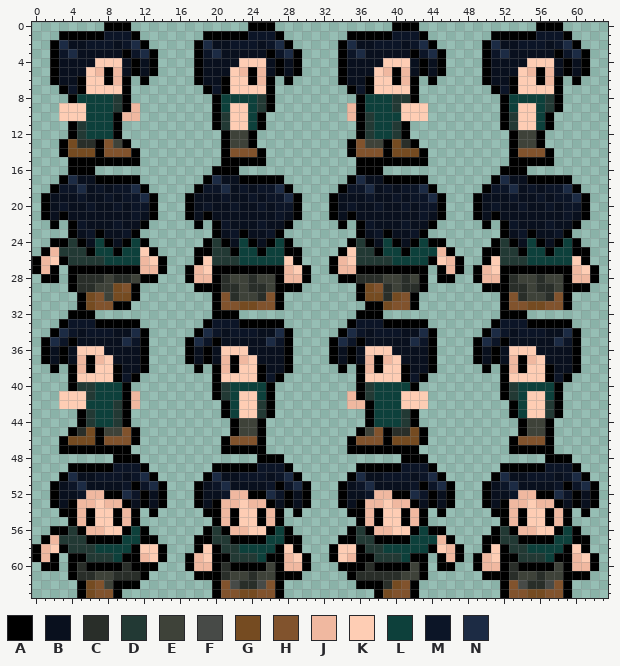
File history of a pixel-art sprite, android/assets/player.png. That is the earlier state.
The file is 64x64 pixels.
Palette (. is transparent): A #000000  B #09101e  C #292e29  D #223934  E #3e4239  F #474a47  G #754b21  H #81532d  J #f0b8a0  K #fecdb4  L #0d403b  M #0c1527  N #1c2b44
Pixels before (only the part around the change), first column x 0:
 4 ..ABBBBKKKBABA....ABBBBKKKBABA....ABBBBKKKBABA....ABBBBKKKBABA..
 5 ..ABBBKJAJBABA....ABBBKJAJBABA....ABBBKJAJBABA....ABBBKJAJBABA..
 6 ..ABBAKKAJA.A.....ABBAKKAJA.A.....ABBAKKAJA.A.....ABBAKKAJA.A...
 7 ...AMAKKKKA........AMAKKKKA........AMAKKKKA........AMAKKKKA.....
 8 ....ALLLLDA.........ALLLLDA.........ALLLDDA.........ALLLLDA.....
 9 ...KKKLLLDAJ........ALKKLDA........JALLLDKKK........ALKKLDA.....
10 ...KKKLLLAJJ........ADKKLA.........JADLLLKKK........ADKKLA......
11 ....ADLLLA..........ADKKLA..........ADLLDA..........ADKKLA......
12 ....ADLLLA...........AEEA...........ADLLDA...........AEEA.......
13 ...AGCCAHEA..........AEEA..........AHEEAGCA..........AEEA.......
14 ...AGGGAHHHA.........AHHHA.........AHHHAGGGA.........AHHHA......
15 ....AAAAAAAA.........AAAAA..........AAAAAAAA.........AAAAA......
16 ....AAA.............AAA.............AAA.............AAA.........
17 ...ANBBAAAAA.......ANBBAAAAA.......ANBBAAAAA.......ANBBAAAAA....
18 ..AMMNBMBMMNA.....AMMNBMBMMNA.....AMMNBMBMMNA.....AMMNBMBMMNA...
19 .ABBBMBBMBMMNA...ABBBMBBMBMMNA...ABBBMBBMBMMNA...ABBBMBBMBMMNA..
20 .ABMBBMBBMBMMA...ABMBBMBBMBMMA...ABMBBMBBMBMMA...ABMBBMBBMBMMA..
21 .ABABBBBBBBMBA...ABABBBBBBBMBA...ABABBBBBBBMBA...ABABBBBBBBMBA..
22 ..A.AMBBBMBBA.....A.AMBBBMBBA.....A.AMBBBMBBA.....A.AMBBBMBBA...
23 ....ABMABBMA........ABMABBMA........ABMABBMA........ABMABBMA....
24 ..AADABLABALA......ADABLABALA......ADABLABALAA.....ADABLABALA...
25 .AJDDDALLALLKA....AADDALLALLAA....AKDDALLALLLJA...AADDALLALLAA..
26 AJKADDDDLLLLJKA...AKDDDLLLLLKA...AJKDDDDLLLLAKJA..AKDDDLLLLLKA..
27 AJA.AAAAAAAAJJA..AJKAAAAAAAAJKA..AJJAAAAAAAA.AJA.AJKAAAAAAAAJKA.
28 .AA.ACCCECCEAA...AJJACEECEEAJJA...AACCCEECEA.AA..AJJACEECEEAJJA.
29 ....ACCEEGHA......AAACCECCEAAA......AGHCECCA......AAACCECCEAAA..
30 .....AGHEGGA........AHCEECHA........AGGCGHA.........AHCEECHA....
31 .....AGHHAA.........AHHGGHHA.........AAGHHA.........AHHGGHHA....
32 ....AAA.............AAA.............AAA.............AAA.........
33 ...AMMMAAAAA.......AMMMAAAAA.......AMMMAAAAA.......AMMMAAAAA....
34 ..ANMBMMMBBNA.....ANMBMMMBBNA.....ANMBMMMBBNA.....ANMBMMMBBNA...
35 .ANMABBBBBNMA....ANMABBBBBNMA....ANMABBBBBNMA....ANMABBBBBNMA...
36 .ABABKKKBBBBA....ABABKKKBBBBA....ABABKKKBBBBA....ABABKKKBBBBA...
37 .ABABJAJKBBBA....ABABJAJKBBBA....ABABJAJKBBBA....ABABJAJKBBBA...
38 ..A.AJAKKABBA.....A.AJAKKABBA.....A.AJAKKABBA.....A.AJAKKABBA...
39 ....AKKKKAMA........AKKKKAMA........AKKKKAMA........AKKKKAMA....
40 ....ADDLLLA.........ADLLLLA.........ADLLLLA.........ADLLLLA.....
41 ...KKKDLLLAJ........ADLKKLA........JADLLLKKK........ADLKKLA.....
42 ...KKKLLLDAJ.........ALKKDA........JJALLLKKK.........ALKKDA.....
43 .....ADLLDA..........ALKKDA..........ALLLDA..........ALKKDA.....
44 .....ADLLDA...........AEEA...........ALLLDA...........AEEA......
45 ....ACGAEEHA..........AEEA..........AEHACCGA..........AEEA......
46 ...AGGGAHHHA.........AHHHA.........AHHHAGGGA.........AHHHA......
47 ...AAAAAAAA..........AAAAA.........AAAAAAAA..........AAAAA......
48 .........AAA.............AAA.............AAA.............AAA....
49 ....AAAAAMMMA.......AAAAAMMMA.......AAAAAMMMA.......AAAAAMMMA...
50 ...ANBBMMMBMNA.....ANBBMMMBMNA.....ANBBMMMBMNA.....ANBBMMMBMNA..
51 ..ABMNBBBBMAMNA...ABMNBBBBMAMNA...ABMNBBBBMAMNA...ABMNBBBBMAMNA.
52 ..ABBMJJAANMABA...ABBMJJAANMABA...ABBMJJAANMABA...ABBMJJAANMABA.
53 ..ABAJJKJJABABA...ABAJJKJJABABA...ABAJJKJJABABA...ABAJJKJJABABA.
54 ...AAJAKKAJA.A.....AAJAKKAJA.A.....AAJAKKAJA.A.....AAJAKKAJA.A..
55 ....AJAKKAJA........AJAKKAJA........AJAKKAJA........AJAKKAJA....
56 ..AADAJJKKALA......ADAJJKKALA......ADAJJKKALAA.....ADAJJKKALA...
57 .AJDDDAAAALLAA....AADDAAAALLAA....AADDAAAALLLJA...AADDAAAALLAA..
58 AJKADDDLLLLAKKA...AKADDLLLLAKA...AKKADDLLLLLAKJA..AKADDLLLLAKA..
59 AJA.AADDDLAAJKA..AJKAADDDLAAJKA..AKJAADDDLAA.AJA.AJKAADDDLAAJKA.
60 .AA.ACAAAACAAA...AJJACAAAAEAJJA...AAACAAAAEA.AA..AJJACAAAAEAJJA.
61 ....ACCEECCCA.....AAACEECEEAAA.....ACCCCCEEA......AAACEECEEAAA..
62 .....AGHEAAA........AHFCCFHA........AAACGHA.........AHFCCFHA....
63 .....AGHHA..........AHHGGHHA..........AGHHA.........AHHGGHHA....
Once edited:
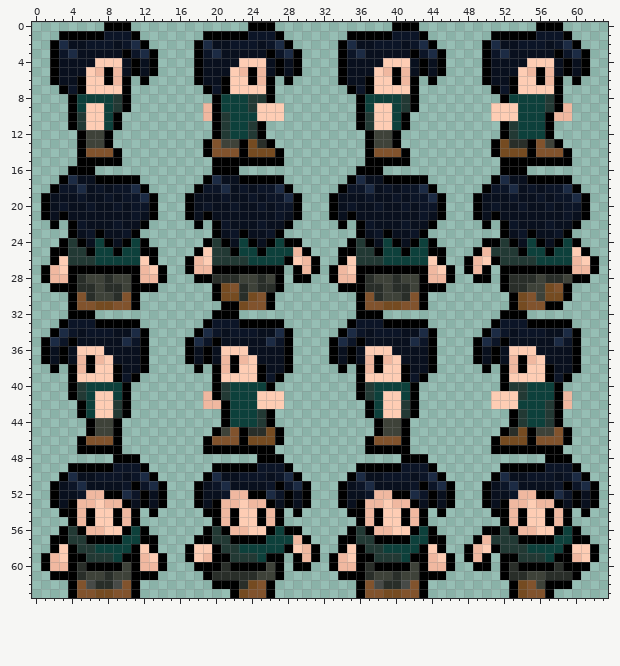
Message: Player movement works!
Difference:
y 8: x 24 L -> D; x 40 D -> L
y 9: x 3..7 KKKLL -> .ALKK; x 11 J -> .; x 19 . -> J; x 22..27 KKLDA. -> LLDKKK; x 35 J -> .; x 38..43 LLDKKK -> KKLDA.; x 51..55 .ALKK -> KKKLL; x 59 . -> J
y 10: x 3..7 KKKLL -> .ADKK; x 10..11 JJ -> ..; x 19 . -> J; x 22..23 KK -> LL; x 25..27 A.. -> KKK; x 35 J -> .; x 38..39 LL -> KK; x 41..43 KKK -> A..; x 51..55 .ADKK -> KKKLL; x 58..59 .. -> JJ
y 11: x 6..7 LL -> KK; x 22..24 KKL -> LLD; x 38..40 LLD -> KKL; x 54..55 KK -> LL
y 12: x 4..9 ADLLLA -> .AEEA.; x 20..25 .AEEA. -> ADLLDA; x 36..41 ADLLDA -> .AEEA.; x 52..57 .AEEA. -> ADLLLA
y 13: x 3..10 AGCCAHEA -> ..AEEA..; x 19..21 ..A -> AHE; x 23..26 EA.. -> AGCA; x 35..37 AHE -> ..A; x 39..42 AGCA -> EA..; x 51..58 ..AEEA.. -> AGCCAHEA
y 14: x 3..7 AGGGA -> ..AHH; x 9..11 HHA -> A..; x 19..21 ..A -> AHH; x 23..27 HHA.. -> AGGGA; x 35..37 AHH -> ..A; x 39..43 AGGGA -> HHA..; x 51..55 ..AHH -> AGGGA; x 57..59 A.. -> HHA
y 15: x 4 A -> .; x 10..11 AA -> ..; x 20 . -> A; x 26..27 .. -> AA; x 36 A -> .; x 42..43 AA -> ..; x 52 . -> A; x 58..59 .. -> AA
y 24: x 2 A -> .; x 29 . -> A; x 45 A -> .; x 50 . -> A
y 25: x 1..3 AJD -> .AA; x 12 K -> A; x 19 A -> K; x 28..30 AA. -> LJA; x 35 K -> A; x 44..46 LJA -> AA.; x 49..51 .AA -> AJD; x 60 A -> K
y 26: x 0..3 AJKA -> ..AK; x 7 D -> L; x 12..14 JKA -> KA.; x 17..18 .A -> AJ; x 23 L -> D; x 28..31 KA.. -> AKJA; x 33..34 AJ -> .A; x 39 D -> L; x 44..51 AKJA..AK -> KA..AJKA; x 55 L -> D; x 60..62 KA. -> JKA
y 27: x 0..3 AJA. -> .AJK; x 13 J -> K; x 19 K -> J; x 28..31 JKA. -> .AJA; x 35 J -> K; x 44..51 .AJA.AJK -> JKA.AJA.; x 61 K -> J
y 28: x 2..3 A. -> JJ; x 6..14 CCECCEAA. -> EECEEAJJA; x 17..20 AJJA -> .AAC; x 22 E -> C; x 24..25 CE -> EC; x 28..29 JJ -> .A; x 33..36 .AAC -> AJJA; x 38 C -> E; x 40..41 EC -> CE; x 44..45 .A -> JJ; x 50..51 JJ -> A.; x 54..62 EECEEAJJA -> CCECCEAA.
y 29: x 2..3 .. -> AA; x 8..10 EGH -> CCE; x 12..13 .. -> AA; x 18..19 AA -> ..; x 21..24 CCEC -> GHCE; x 26 E -> C; x 28..29 AA -> ..; x 34..35 .. -> AA; x 37..40 GHCE -> CCEC; x 42 C -> E; x 44..45 .. -> AA; x 50..51 AA -> ..; x 56..58 CCE -> EGH; x 60..61 AA -> ..
y 30: x 4..7 .AGH -> AHCE; x 9..10 GG -> CH; x 21..27 HCEECHA -> GGCGHA.; x 37..43 GGCGHA. -> HCEECHA; x 52..55 AHCE -> .AGH; x 57..58 CH -> GG
y 31: x 4..11 .AGHHAA. -> AHHGGHHA; x 20..22 AHH -> .AA; x 24 G -> H; x 26..27 HA -> A.; x 36..38 .AA -> AHH; x 40 H -> G; x 42..43 A. -> HA; x 52..59 AHHGGHHA -> .AGHHAA.
y 40: x 6 D -> L; x 54 L -> D
y 41: x 3..8 KKKDLL -> .ADLKK; x 11 J -> .; x 19 . -> J; x 23..27 KKLA. -> LLKKK; x 35 J -> .; x 39..43 LLKKK -> KKLA.; x 51..56 .ADLKK -> KKKDLL; x 59 . -> J
y 42: x 3..5 KKK -> ..A; x 7..8 LL -> KK; x 11 J -> .; x 19..20 .. -> JJ; x 23..27 KKDA. -> LLKKK; x 35..36 JJ -> ..; x 39..43 LLKKK -> KKDA.; x 51..53 ..A -> KKK; x 55..56 KK -> LL; x 59 . -> J
y 43: x 6..8 DLL -> LKK; x 23..24 KK -> LL; x 39..40 LL -> KK; x 54..56 LKK -> DLL
y 44: x 5..10 ADLLDA -> .AEEA.; x 21..26 .AEEA. -> ALLLDA; x 37..42 ALLLDA -> .AEEA.; x 53..58 .AEEA. -> ADLLDA
y 45: x 4..7 ACGA -> ..AE; x 9..11 EHA -> A..; x 20..27 ..AEEA.. -> AEHACCGA; x 36..43 AEHACCGA -> ..AEEA..; x 52..55 ..AE -> ACGA; x 57..59 A.. -> EHA
y 46: x 3..7 AGGGA -> ..AHH; x 9..11 HHA -> A..; x 19..21 ..A -> AHH; x 23..27 HHA.. -> AGGGA; x 35..37 AHH -> ..A; x 39..43 AGGGA -> HHA..; x 51..55 ..AHH -> AGGGA; x 57..59 A.. -> HHA
y 47: x 3..4 AA -> ..; x 10 A -> .; x 19..20 .. -> AA; x 26 . -> A; x 35..36 AA -> ..; x 42 A -> .; x 51..52 .. -> AA; x 58 . -> A
y 56: x 2 A -> .; x 29 . -> A; x 45 A -> .; x 50 . -> A
y 57: x 1..3 AJD -> .AA; x 28..30 AA. -> LJA; x 44..46 LJA -> AA.; x 49..51 .AA -> AJD
y 58: x 0..4 AJKAD -> ..AKA; x 13..14 KA -> A.; x 17..18 .A -> AK; x 27..31 AKA.. -> LAKJA; x 33..34 AK -> .A; x 43..52 LAKJA..AKA -> AKA..AJKAD; x 61..62 A. -> KA
y 59: x 0..3 AJA. -> .AJK; x 18..19 JK -> KJ; x 28..31 JKA. -> .AJA; x 34..35 KJ -> JK; x 44..51 .AJA.AJK -> JKA.AJA.
y 60: x 2..3 A. -> JJ; x 10 C -> E; x 12..14 AA. -> JJA; x 17..19 AJJ -> .AA; x 28..29 JJ -> .A; x 33..35 .AA -> AJJ; x 44..45 .A -> JJ; x 50..51 JJ -> A.; x 58 E -> C; x 60..62 JJA -> AA.
y 61: x 2..3 .. -> AA; x 6 C -> E; x 8..11 ECCC -> CEEA; x 13 . -> A; x 18 A -> .; x 20 A -> C; x 22..23 EE -> CC; x 28..29 AA -> ..; x 34 . -> A; x 36 C -> A; x 38..39 CC -> EE; x 44..45 .. -> AA; x 50..51 AA -> ..; x 54 E -> C; x 56..59 CEEA -> ECCC; x 61 A -> .
y 62: x 4..10 .AGHEAA -> AHFCCFH; x 21..22 HF -> AA; x 24..27 CFHA -> GHA.; x 37..38 AA -> HF; x 40..43 GHA. -> CFHA; x 52..58 AHFCCFH -> .AGHEAA
y 63: x 4..11 .AGHHA.. -> AHHGGHHA; x 20..22 AHH -> ..A; x 24 G -> H; x 26..27 HA -> A.; x 36..38 ..A -> AHH; x 40 H -> G; x 42..43 A. -> HA; x 52..59 AHHGGHHA -> .AGHHA..
